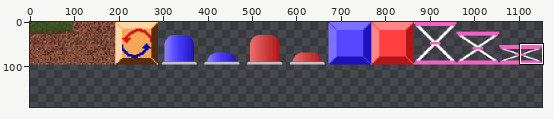
Two states of a sprite sheet, cat_prototype/data/texture/block.png. The picture above shows the old version from afar; the outline marks the close-up.
Close-up. The starting point:
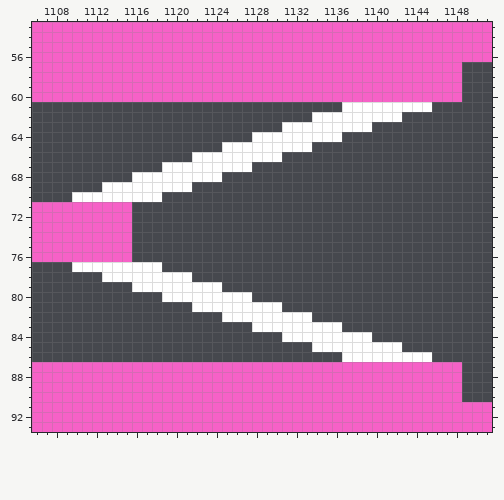
The file is 1152x96 pixels. Pixels under 10% opacity are left out. Colours within 5 levels of each other are drawn and written as one. Shown: x 1106..1151, y 53..93. The old version is drawn lined up with the new one, on the new canvas. The commit also changed other parts of the picture, which this record leaves out.
Once edited:
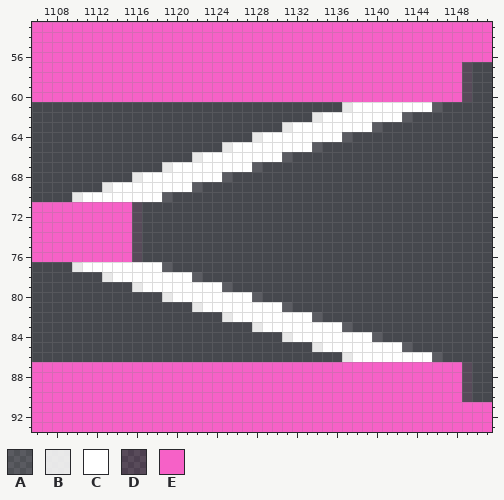
Palette (. is transparent): A #ffffff1b  B #ffffffe0  C #ffffff  D #f661c71a  E #f661c7
Edits made:
canvas 1152x96 -> 1152x192
y 57..60: x 1149 . -> D
y 61: x 1137 C -> B; x 1146 . -> A
y 62: x 1134 C -> B; x 1143 . -> A
y 63: x 1131 C -> B; x 1140 . -> A
y 64: x 1128 C -> B; x 1137 . -> A
y 65: x 1125 C -> B; x 1134 . -> A
y 66: x 1122 C -> B; x 1131 . -> A
y 67: x 1119 C -> B; x 1128 . -> A
y 68: x 1116 C -> B; x 1125 . -> A
y 69: x 1113 C -> B; x 1122 . -> A
y 70: x 1110 C -> B; x 1119 . -> A
y 71..76: x 1116 . -> D
y 77: x 1110 C -> B; x 1119 . -> A
y 78: x 1113 C -> B; x 1122 . -> A
y 79: x 1116 C -> B; x 1125 . -> A
y 80: x 1119 C -> B; x 1128 . -> A
y 81: x 1122 C -> B; x 1131 . -> A
y 82: x 1125 C -> B; x 1134 . -> A
y 83: x 1128 C -> B; x 1137 . -> A
y 84: x 1131 C -> B; x 1140 . -> A
y 85: x 1134 C -> B; x 1143 . -> A
y 86: x 1137 C -> B; x 1146 . -> A
y 87..90: x 1149 . -> D
